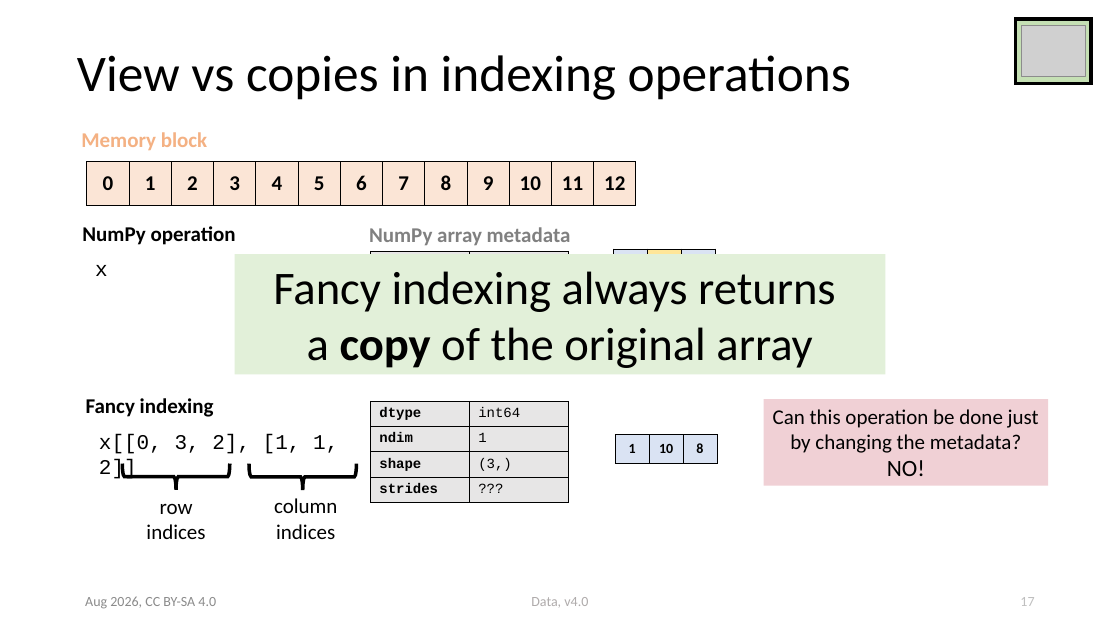
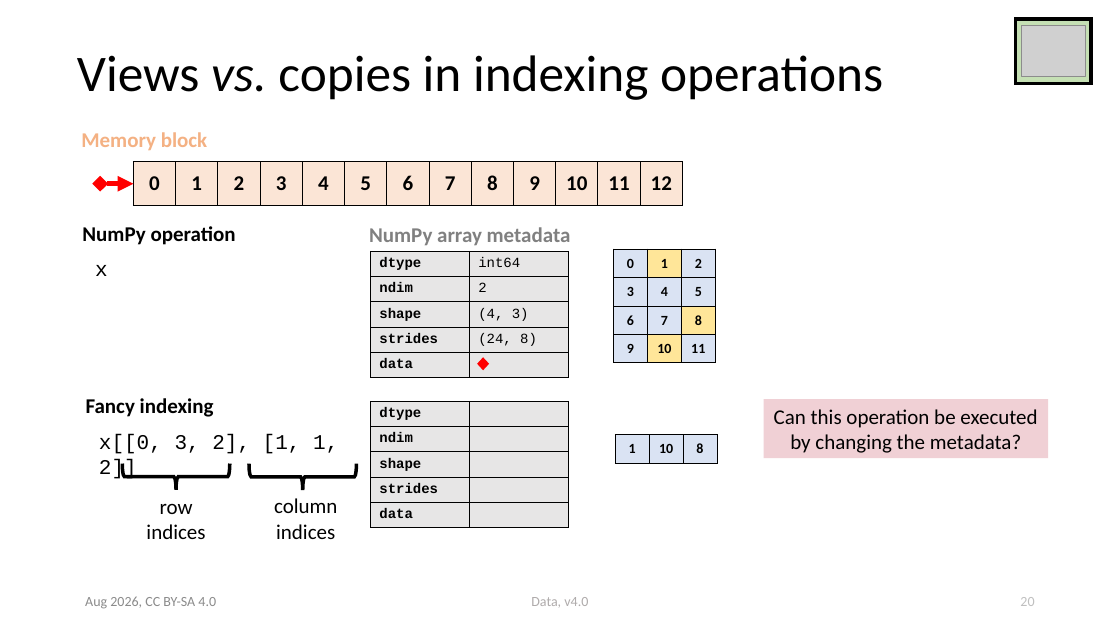
Before and after one commit to ASPP/data_class, a slide deck: slide 20 of numpy.pptx (slide 17 before the commit). Drawn at 1120x630 pixels with LibreOffice and Linux fonts; fonts in the diff are those of the drawing; grey boxes stand for pictures. Boxes give left, top, right and bottom in pixels: in the first picture for what was removed or moved away, otherwise in the second. Text is boxed around its words. In the diff, an @@ line names an element or a change of style, - is before the commit and + after.

Commit message:
First complete draft of new slides, explaining views and copies better

```diff
--- a/numpy.pptx
+++ b/numpy.pptx
@@ title at (x1=77, y1=55, x2=883, y2=100): text changed @@
-View vs copies in indexing operations
+Views vs. copies in indexing operations
@@ table moved from (x1=87, y1=162, x2=634, y2=206) to (x1=134, y1=162, x2=680, y2=206) @@
@@ double arrow added from (100, 184) to (134, 184), #FF0000 4.5 pt @@
@@ rectangle removed at (x1=234, y1=255, x2=886, y2=375) @@
-Fancy indexing always returns
-a copy of the original array
@@ table at (x1=371, y1=251, x2=570, y2=377) @@
+row 5: data | 
@@ diamond added at (x1=477, y1=357, x2=489, y2=370), fill #FF0000 @@
@@ table at (x1=371, y1=402, x2=570, y2=528) @@
-row 1: dtype | int64
-row 2: ndim | 1
-row 3: shape | (3,)
-row 4: strides | ???
+row 1: dtype | 
+row 2: ndim | 
+row 3: shape | 
+row 4: strides | 
+row 5: data | 
@@ rectangle "Can this operation be executed ..." resized from (x1=764, y1=399, x2=1049, y2=486) to (x1=764, y1=399, x2=1049, y2=459) @@
@@ text in rectangle at (x1=774, y1=409, x2=1037, y2=453): text changed @@
-Can this operation be done just by changing the metadata?
-NO!
+Can this operation be executed by changing the metadata?
@@ page number at (x1=1020, y1=597, x2=1034, y2=606): text changed @@
-17
+20
```
Also in this commit, not shown: 19 other slides changed, 5 slides added.
